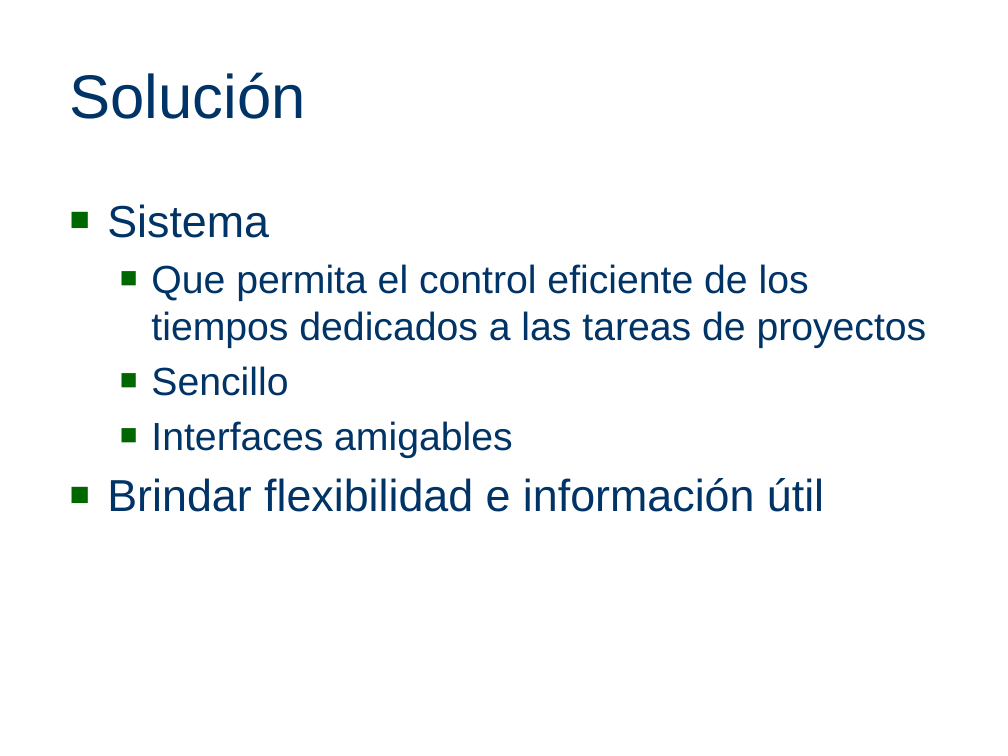
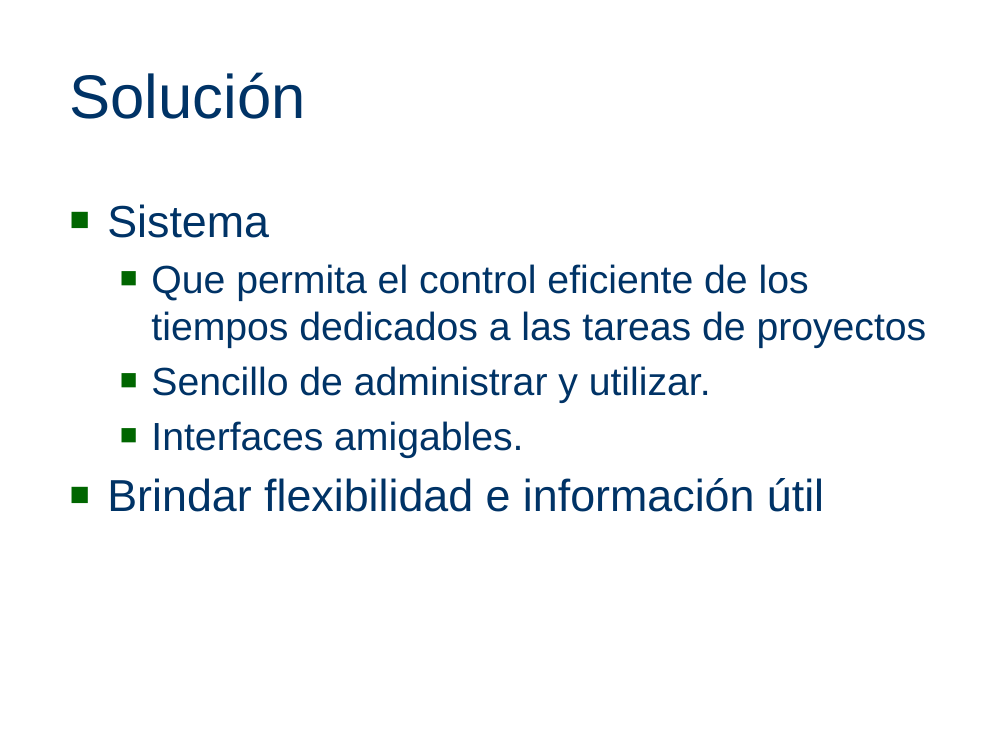
Before and after one commit to joshishimla99/tempore, a slide deck: slide 5 of docs/PresentacionFebrero2011/PresentacionFebrero2011Tempore.pptx (slide 4 before the commit). Drawn at 1008x756 pixels with LibreOffice and Linux fonts; fonts in the diff are those of the drawing; background and template pictures are left out. Boxes give left, top, right and bottom in pixels: in the first picture for what was removed or moved away, otherwise in the second. Text is boxed around its words. In the diff, an @@ line names an element or a change of style, - is before the commit and + after.

```diff
--- a/docs/PresentacionFebrero2011/PresentacionFebrero2011Tempore.pptx
+++ b/docs/PresentacionFebrero2011/PresentacionFebrero2011Tempore.pptx
@@ text at bbox=[151, 366, 711, 458]: text changed @@
-  ■ Sencillo
-  ■ Interfaces amigables
+  ■ Sencillo de administrar y utilizar.
+  ■ Interfaces amigables.
```
Also in this commit, not shown: 5 other slides changed, 1 slide added, 1 slide removed.
